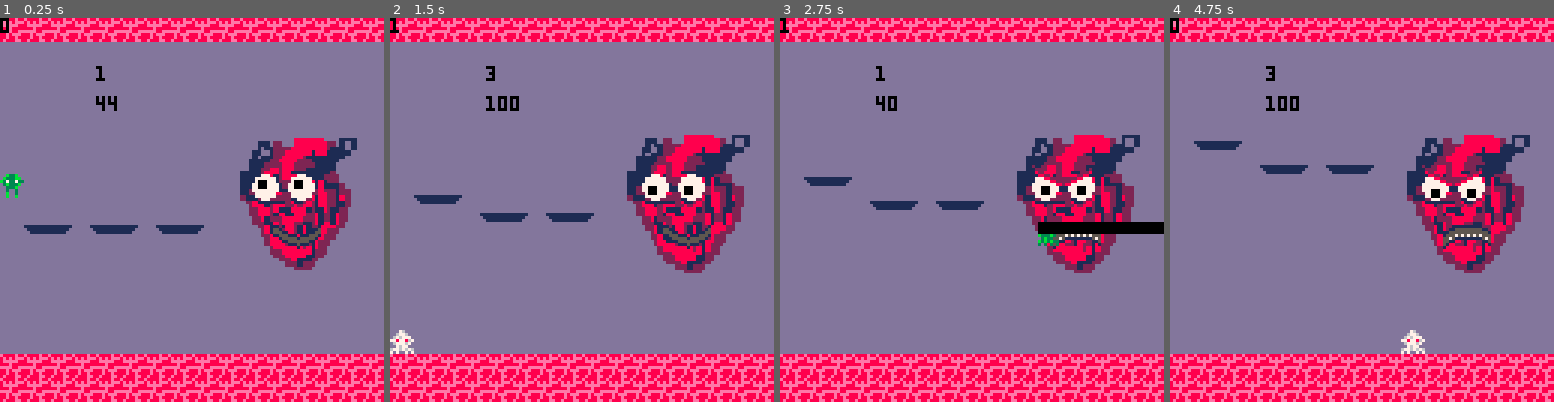
Above: before the commit, frames 1-4 (left to right).
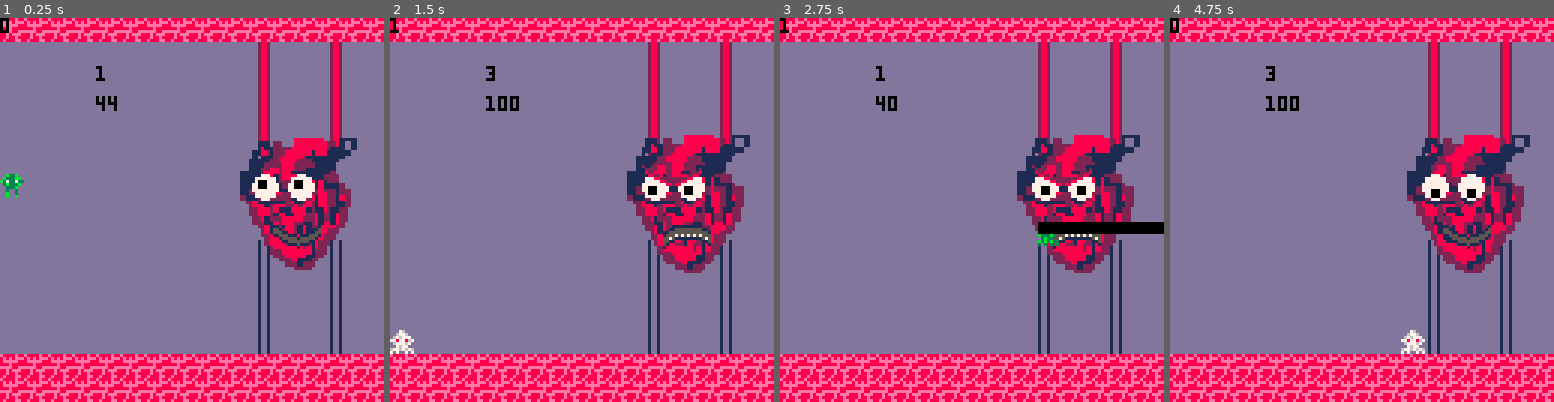
Above: after the commit, the same moments.

Repository: Von-dy/Game_Design_Final_Project
Game: PICO-8 cartridge build2.p8
Same seed, same stepped clock (60 frames per second), same inputs: the game is played once before the commit and once after it.
Inputs:
- Up to frame 1 (0.25 s): no input
- Up to frame 2 (1.5 s): tap X (X key) at 0.33, 1.07 s; tap O (Z key) at 0.7 s
- Up to frame 3 (2.75 s): hold Right 1.6-2.1 s; tap O (Z key) at 1.7, 2.1, 2.5 s; tap X (X key) at 1.85 s; hold Up 2.15-2.42 s; hold Right from 2.47 s (still down)
- Up to frame 4 (4.75 s): tap O (Z key) every 0.4 s from 2.9 to 4.5 s; tap X (X key) at 2.97, 4.08 s; release Right at 3.03 s; hold Left 3.08-3.58 s; hold Down 3.63-3.97 s; hold Right 4.02-4.68 s; hold Up from 4.73 s (still down)

The runs differ from the first frame. In frame 1, 3.3% of the frame differs, in the area x 6-90%, y 6-88%; in frame 2, 4.0%; in frame 3, 3.3%; in frame 4, 4.0%.

Commit message:
Moved Face Change to Boss State Removed Platform
Removed some code and made face change based on boss state also valves

Diff:
--- a/build2.p8
+++ b/build2.p8
@@ -2,12 +2,9 @@
 version 8
 __lua__
 function _init()
- z=0 --speed
+ z=0 --beat speed
  c=0 --beat count
- platforms={}
- for i=0, 5 do
-  make_platform(i)
- end
+
  --game object
  game={
    --0=menu, 1=travel, 2=boss, 3=game over
@@ -461,10 +458,9 @@
   --determine what boss you are fighting
   if boss.id==0 then make_boss(1) end
   --change what boss state
-  if btnp(4) then boss.state=(boss.state+1)%3 end
+  if btnp(4) then music(0) boss.state=(boss.state+1)%3 end
   if boss.id==1 then hb_logic(boss.state) end
   heart_beat()
-  heart_platforms()
  end
 end
 
@@ -474,33 +470,9 @@
  if cos(z)==1 then c+=1 if c==3 then c=0 else sfx(0) end end
 end
 
-function heart_platforms()
- for p in all(platforms) do
-  min_max_check(p,1,32,96)
-  if (p.n<2 or p.n>5) and c==1 then
-   if p.d==0 then p.y+=.25 else p.y-=.25 end
-  elseif  (p.n>=2 and p.n<=5) and c==2 then
-   if p.d==0 then p.y+=.25 else p.y-=.25 end
-  end
- end
-end
---object, v=0 for x, v=1 for y, mi=min val, ma=max val
-function min_max_check(o, v, mi,ma)
- local b=0
- if v==0 then
-  if o.x>ma then o.y=ma b=1 o.d=0 end
-  if o.x<mi then o.y=mi b=2 o.d=1 end
- else
-  if o.y>ma then o.y=ma b=1 o.d=1 end
-  if o.y<mi then o.y=mi b=2 o.d=0 end
- end
--- return b --if b=0 false, if b=1 max hit, if b=2 min hit
-end
-
 function _draw()
  cls()
  map(0,0,0,0,16,16)
- draw_platforms()
  draw_boss()
  print(boss.state)
  for p in all(players) do
@@ -519,9 +491,12 @@
 end
 
 function draw_boss()
+
  if c==1 then
+  draw_valves()
   sspr(88, 0, 32, 32, 75,39, 46, 46)
  else
+  draw_valves()
   sspr(88, 0, 32, 32, 76,40, 44, 44)
  end
  draw_face()
@@ -537,7 +512,7 @@
  end
   circfill(88, 56, 4, 7)
   circfill(100, 56, 4, 7)
- if x>32 then
+ if boss.state>=1 then
    --left brow
   line(84, 49, 90, 53, 2)
   line(85, 50, 92, 54, 2)
@@ -611,11 +586,14 @@
   end
  end
 
-function draw_platforms()
- for p in all(platforms) do
-  spr(8+(p.n%2), p.x, p.y)
- end
-end
+ function draw_valves()
+  sspr(80, 0, 8, 8, 108, 8, 8, 38)
+  sspr(80, 8, 8, 8, 108, 74, 8, 38)
+  sspr(80, 0, 8, 8, 84, 8, 8, 38)
+  sspr(80, 8, 8, 8, 84, 74, 8, 38)
+ end
+
+
 
 
 
Not shown, changed: 24 lines of the sprite sheet (__gfx__) section of build2.p8
Not shown, changed: the music (__music__) section of build2.p8
Not shown, changed: the sound effects (__sfx__) section of build2.p8
Not shown, added: build2.png
